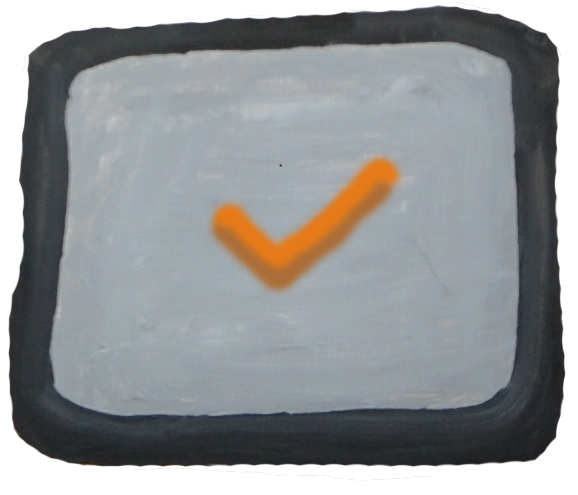
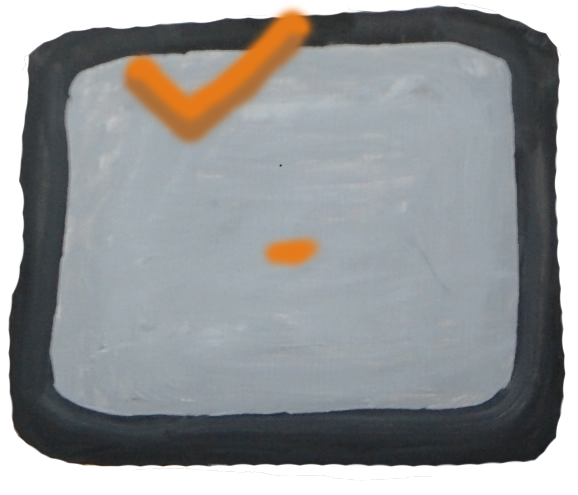
Layered file, before and after one edit (w=578, h=495). Changes by layer:
painted on "Layer 5" over [left=117, top=2, right=407, bottom=298]
